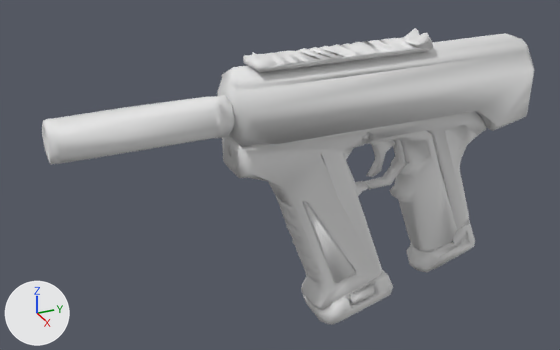
The FBX model Assets/Models/SMG/Smg.fbx: old version first, new version second.
One viewpoint serves both versions: a 50 mm camera at (0.645, -0.408, 0.447) aimed at (-0.013, -0.112, 0.118). Arrows for +X, +Y and +Z are at lower left; the lights stay in place. The picture after the commit comes second. Materials are left out; every surface is plain grey. Where no turn or scale is listed for an object, it has been applied to the vertices.

The first picture shows 'Smg'.
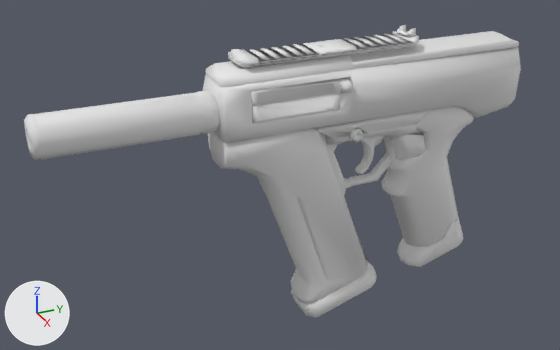
Boxes (x1, y1, x2, y2) around the edits, measured in the pictures (560 x 350 px):
'Smg', reshaped: before (42, 29, 534, 325); after (24, 25, 521, 318)
'Trigger', added: after (355, 135, 384, 174)
part 1 of me_tripo_mesh_5b2a5e92_f6f9_4717_9820_92c7d5bf62d9, rebuilt (20% wider, 21% taller): before (222, 112, 486, 325); after (203, 47, 521, 304)
part 2 of me_tripo_mesh_5b2a5e92_f6f9_4717_9820_92c7d5bf62d9, rebuilt: before (42, 95, 235, 165); after (24, 90, 220, 160)
part 3 of me_tripo_mesh_5b2a5e92_f6f9_4717_9820_92c7d5bf62d9, rebuilt (16% shorter): before (243, 29, 433, 73); after (228, 31, 419, 68)
part 4 of me_tripo_mesh_5b2a5e92_f6f9_4717_9820_92c7d5bf62d9, deleted: before (344, 132, 406, 305)
part 5 of me_tripo_mesh_5b2a5e92_f6f9_4717_9820_92c7d5bf62d9, reshaped: before (218, 33, 534, 147); after (205, 25, 519, 87)
part 6 of me_tripo_mesh_5b2a5e92_f6f9_4717_9820_92c7d5bf62d9, added: after (291, 218, 463, 318)

The change in detail:
me_tripo_mesh_5b2a5e92_f6f9_4717_9820_92c7d5bf62d9 is used by ob_smg; location (0.0, 0.0, 0.0).
me_tripo_mesh_5b2a5e92_f6f9_4717_9820_92c7d5bf62d9 had 1030 vertices, 1999 faces and spanned x -0.033..0.036, y -0.338..0.162, z -0.055..0.255.
me_tripo_mesh_5b2a5e92_f6f9_4717_9820_92c7d5bf62d9 now has 1106 vertices, 1999 faces and spans x -0.031..0.036, y -0.351..0.149, z -0.046..0.26.
me_tripo_mesh_5b2a5e92_f6f9_4717_9820_92c7d5bf62d9 part 1: the loose piece of 681 vertices spanning x -0.032..0.032, y -0.17..0.125, z -0.055..0.173 is rebuilt with 696 vertices and now spans x -0.031..0.036, y -0.186..0.149, z -0.026..0.231.
me_tripo_mesh_5b2a5e92_f6f9_4717_9820_92c7d5bf62d9 part 2: the loose piece of 109 vertices spanning x -0.02..0.022, y -0.338..-0.17, z 0.176..0.217 is rebuilt with 108 vertices and now spans x -0.019..0.02, y -0.351..-0.184, z 0.183..0.222.
me_tripo_mesh_5b2a5e92_f6f9_4717_9820_92c7d5bf62d9 part 3: the loose piece of 81 vertices spanning x -0.018..0.021, y -0.149..0.041, z 0.237..0.255 is rebuilt with 71 vertices and now spans x -0.019..0.019, y -0.165..0.028, z 0.239..0.258.
me_tripo_mesh_5b2a5e92_f6f9_4717_9820_92c7d5bf62d9 part 4: 6 loose pieces with 109 vertices, spanning x -0.032..0.032, y -0.056..0.026, z -0.031..0.163, are deleted.
Part 5, on me_tripo_mesh_5b2a5e92_f6f9_4717_9820_92c7d5bf62d9:
50 vertices are removed from x -0.033..0.036, y -0.17..0.162, z 0.144..0.238.
94 faces are deleted.
84 vertices are added at x -0.022..0.022, y -0.185..0.147, z 0.231..0.26.
21 new vertices lie (0.038, 0.0, 0.0) away from vertices in x -0.019, y -0.185..0.142, z 0.231..0.25.
12 new vertices lie (0.019, 0.0, 0.002) away from vertices in x -0.019, y -0.136..0.01, z 0.25.
5 new vertices lie (0.0, -0.006, -0.001) away from vertices in x -0.019, y -0.136..-0.001, z 0.25.
5 new vertices lie (0.004, 0.0, 0.003) away from vertices in x -0.019, y -0.142..-0.007, z 0.249.
5 new vertices lie (0.038, 0.0, 0.001) away from vertices in x -0.019, y -0.142..-0.007, z 0.249.
186 new faces join them.
Part 6, on me_tripo_mesh_5b2a5e92_f6f9_4717_9820_92c7d5bf62d9:
99 vertices are added at x -0.026..0.026, y -0.099..0.113, z -0.046..0.038.
170 new faces join them.
Mesh me_mesh_1 is new.
It has 178 vertices, 352 faces and spans x -0.0071..0.0071, y -0.0381..0.0015, z 0.1103..0.1657.
Object 'Trigger' (ob_trigger) is new; it shows me_mesh_1.
Its location is (0.0, 0.0, 0.0).
